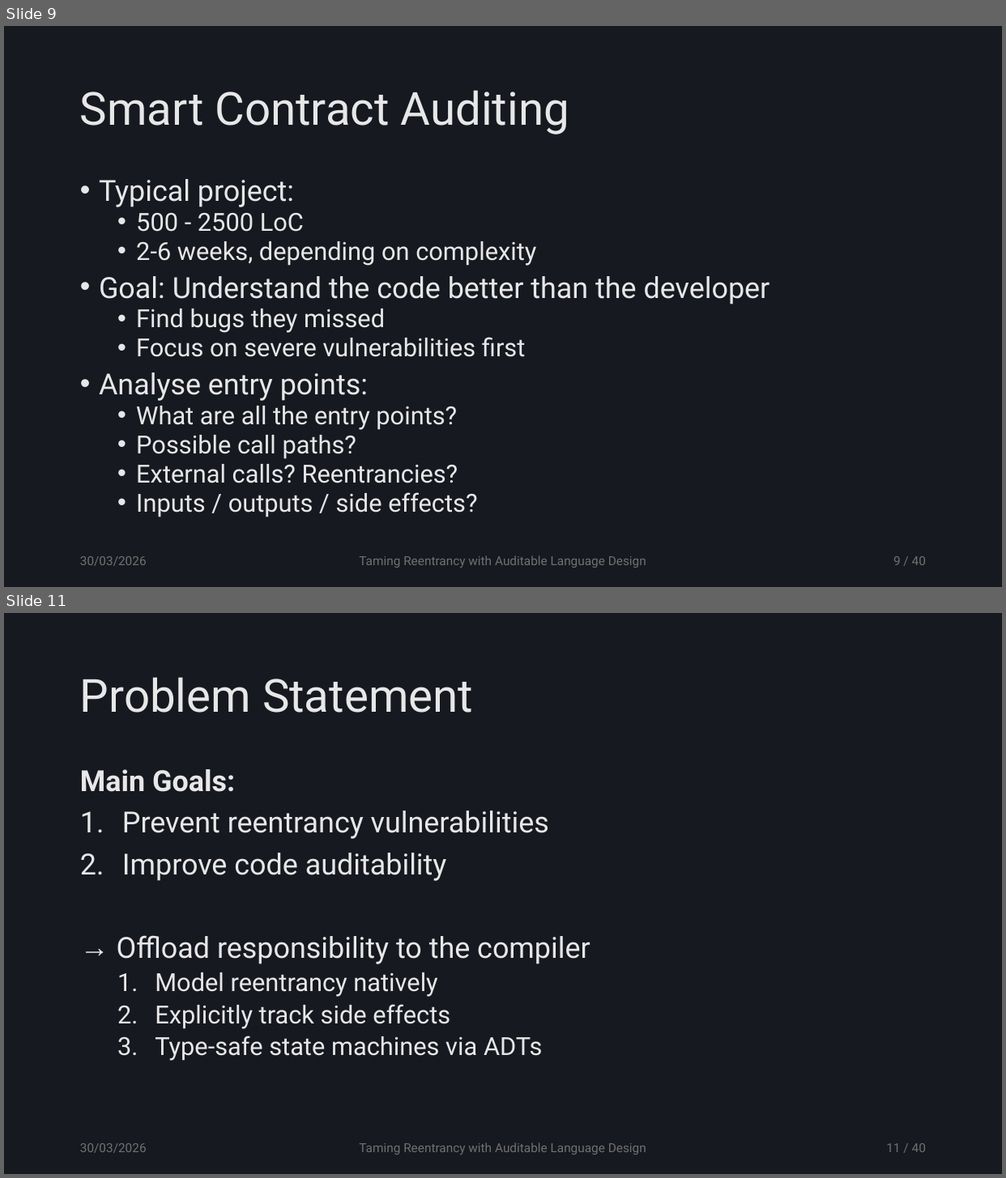
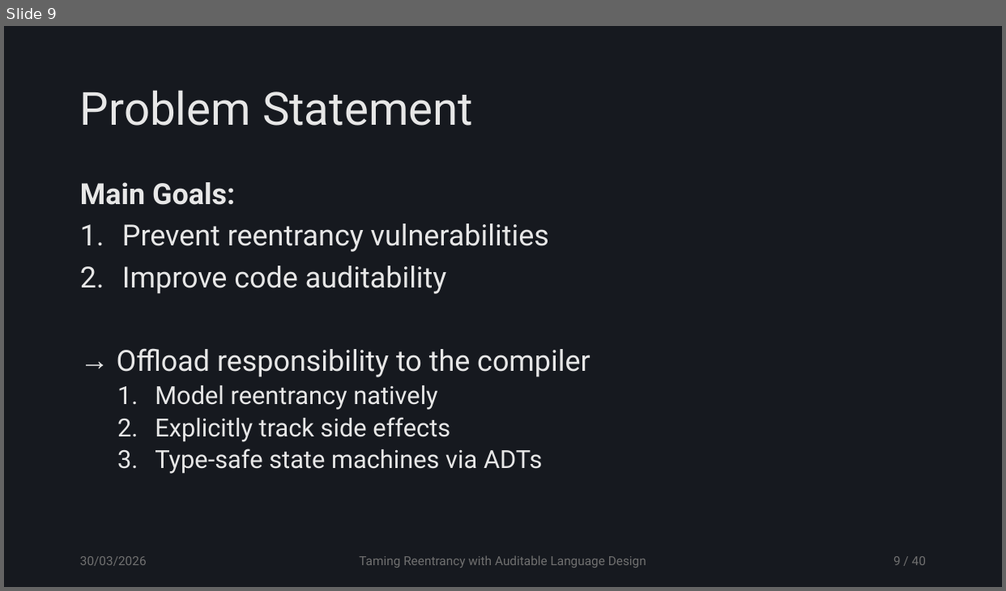
Before and after one commit to tzann/thesis, a slide deck: doc/presentation/Thesis.pptx. Shown one above the other, each under a label of ours: slides 9 and 11 before the commit, slide 9 after it; the slides between them are not shown. The pictures are 1006x1178 and 1006x591 pixels, drawn with LibreOffice and Linux fonts; fonts in the diff are those of the drawing. Boxes give left, top, right and bottom in pixels: in the first picture for what was removed or moved away, otherwise in the second. Text is boxed around its words. In the diff, an @@ line names an element or a change of style, - is before the commit and + after.

```diff
--- a/doc/presentation/Thesis.pptx
+++ b/doc/presentation/Thesis.pptx
@@ slide 9 removed at [4, 26, 1002, 587], background #16191F @@
@@ title removed at [80, 90, 569, 135] @@
-Smart Contract Auditing
@@ text removed at [99, 179, 770, 518] @@
-• Typical project:
-  • 500 - 2500 LoC
-  • 2-6 weeks, depending on complexity
-• Goal: Understand the code better than the developer
-  • Find bugs they missed
-  • Focus on severe vulnerabilities first
-• Analyse entry points:
-  • What are all the entry points?
-  • Possible call paths?
-  • External calls? Reentrancies?
-  • Inputs / outputs / side effects?
@@ text removed at [80, 557, 147, 566] @@
-30/03/2026
@@ text removed at [359, 556, 646, 568] @@
-Taming Reentrancy with Auditable Language Design
@@ page number removed at [893, 557, 926, 565] @@
-9 / 40
@@ what was slide 11 is now slide 9 @@
@@ page number at [893, 557, 926, 565]: text changed @@
-11 / 40
+9 / 40
```
Also in this commit, not shown: 7 slides changed, 3 other slides removed.
